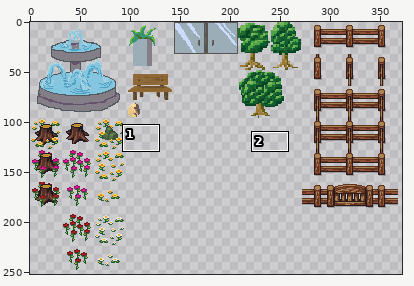
File history of a sprite sheet, assets/tilemaps/tiles/scene_objects.png. The picture above shows the old version from afar; the outline marks the close-up.
Close-up. As it was:
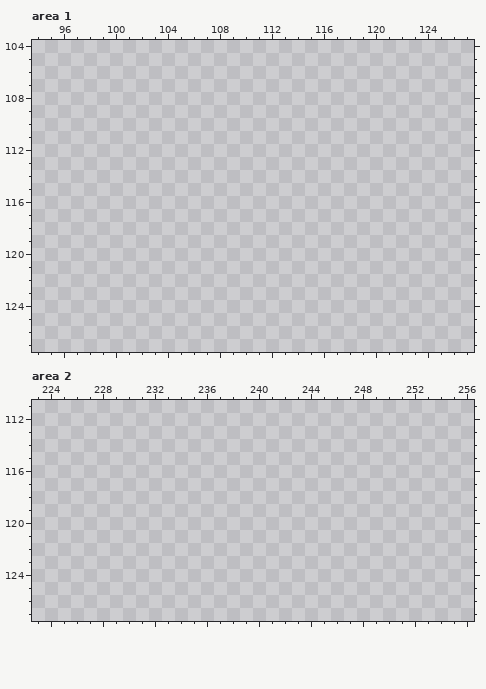
The file is 448x448 pixels. Pixels under 10% opacity are left out. Colours within 5 levels of each other are drawn and written as one. Shown: area 1: x 94..127, y 104..127; area 2: x 223..256, y 111..127. The wide view leaves out empty margins. The commit also changed other parts of the picture, which this record leaves out.
New version:
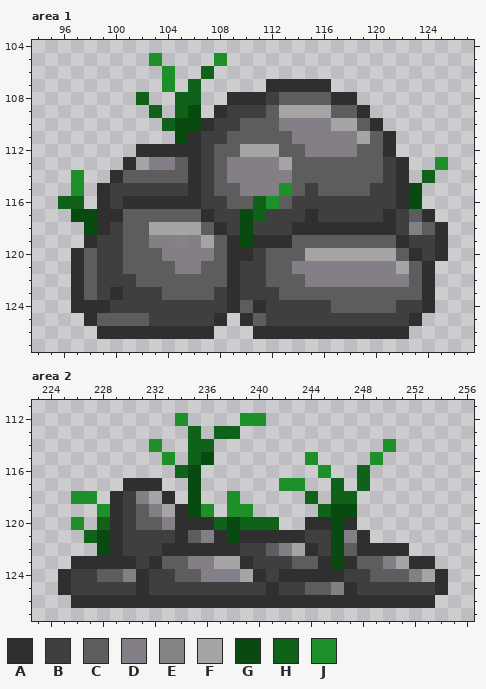
Palette (. is transparent): A #2f2f2f  B #3f3f3f  C #5d5d5d  D #847e87  E #848484  F #a5a5a5  G #084a10  H #106119  J #1d902a
The exact change:
Changed rows in their new state; - is an unchanged pixel.
Area 1:
first column x 96:
105 -------J----J-----------------
106 --------J--H------------------
107 --------J-H-----AAAAA---------
108 ------H--HH--AAABCCCCAA-------
109 -------H-HG-ABBBCFFFFCCA------
110 --------HGGABBCCCDDDDFFCA-----
111 ---------GABBCCCCCDDDDDFCA----
112 ------AAAAABCCFFFCCDDDDCCA----
113 -----AFDDCABCDDDDFCCCCCCCBA--J
114 -J--ACCCCCABCDDDDDCCCCCCCBA-H-
115 -J-ABBBBBBABCCDDDJCBCCCCBBAG--
116 HH-ABAAAAAABBCCHJCBBBBBBBBAG--
117 -GGAACCCCCCABBGHBBBABBBBBABCA-
118 --GABCCFFFFCABGBBBAAAAAAAABDCA
119 --ABBCCDDEDFCAGAAACCCCCCCCABBA
120 -ACBBCCCDDDDCAABCCCFFFFFFFCABA
121 -ACBBCCCCDDCCABBCCDDDDDDDDFCA-
122 -ACBBBCCCCCCCABBCCCDDDDDDDDCA-
123 -ACBABBBCCCCBABBBCCCCCCCCCCCA-
124 -AAABBBBBBBBBACABBBBBCCCCCBBA-
125 --ACCCCBBBBBA-ACBBBBBBBBBBBA--
126 ---AAAAAAAAA---AAAAAAAAAAAA---
Area 2:
first column x 225:
112 ---------J----JJ--------------
113 ----------H-HH----------------
114 -------J--HH-------------J----
115 --------J-HG-------J----J-----
116 ---------HG---------J--H------
117 -----AAA--G------JJ--H-H------
118 -JJ-ABDFA-G--J-----H-HH-------
119 ---JABCDFAGJ-JJ-----HGG-------
120 -J-HABCCDAAAHGHHH--AAGA-------
121 --HGABBBBACDAGAAAAABBGDA------
122 ---GABBBAAAAAABBCDFABGCAAAA---
123 -AAAAABACCDDFFABBBCCAGACCDFAA-
124 ABBCCDABBCCDDDFABAAAAABBCCCDFA
125 ABBBBBABBBBBBBBBABBCCDABBBBBBA
126 -AAAAAAAAAAAAAAAAAAAAAAAAAAAA-
Where, in picture pixels (left, top, right, bottom), the same in both close-ups:
added: (58, 53, 448, 339)
added: (58, 413, 448, 608)
